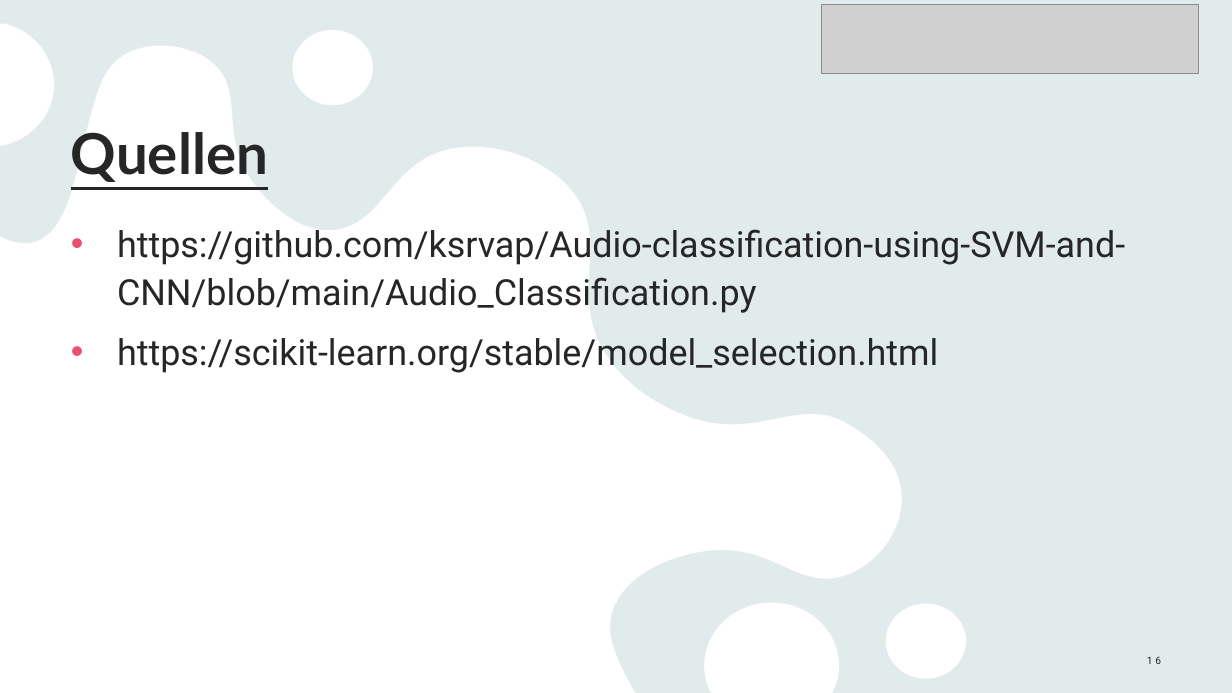
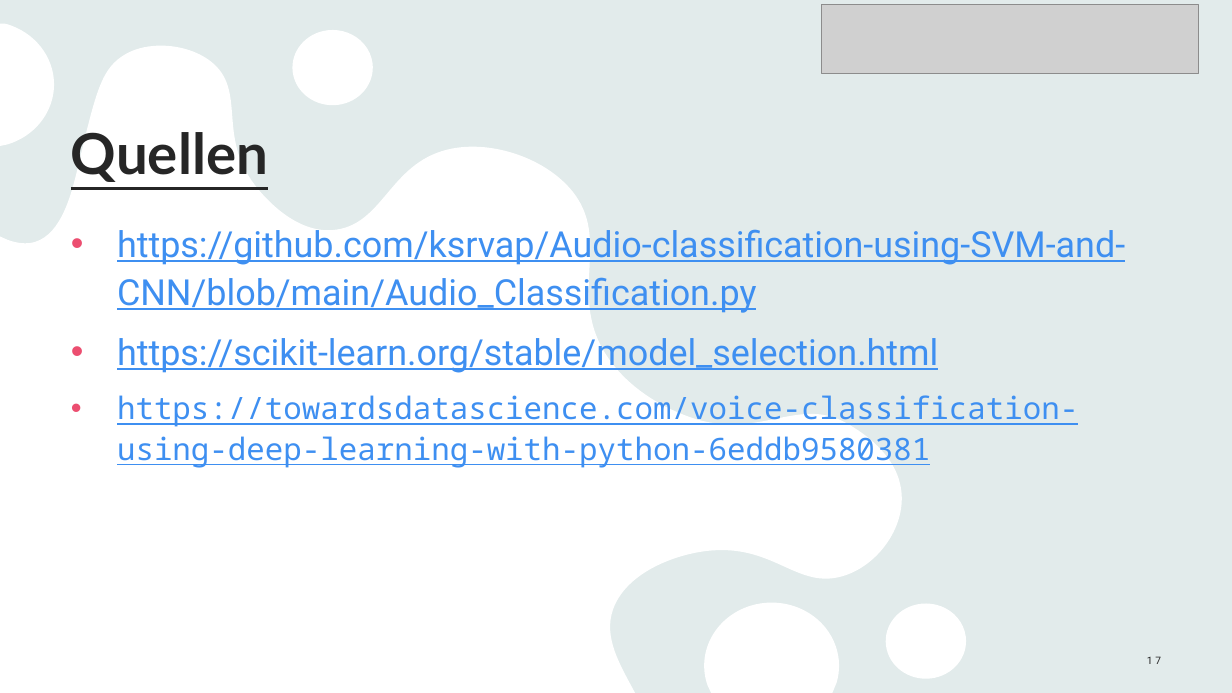
Before and after one commit to Linelle-7/Sprecherkennung-Deep-Learning-, a slide deck: slide 17 of 2025-02-12_Voice_Recognition_FinalPresentation.pptx (slide 16 before the commit). Drawn at 1232x693 pixels with LibreOffice and Linux fonts; fonts in the diff are those of the drawing; grey boxes stand for pictures. Boxes give left, top, right and bottom in pixels: in the first picture for what was removed or moved away, otherwise in the second. Text is boxed around its words. In the diff, an @@ line names an element or a change of style, - is before the commit and + after.

```diff
--- a/2025-02-12_Voice_Recognition_FinalPresentation.pptx
+++ b/2025-02-12_Voice_Recognition_FinalPresentation.pptx
@@ text at (x1=117, y1=229, x2=1125, y2=373): text colour #262626 to #3E8FF1, underline on in "https://github.com/ksrvap/Audio-classification-using-SVM-and ...", "https://scikit-learn.org/stable/model_selection.html" @@
@@ text at (x1=117, y1=395, x2=1078, y2=468): paragraph added @@
+• https://towardsdatascience.com/voice-classification-using-deep-learning-with-python-6eddb9580381
@@ page number at (x1=1147, y1=656, x2=1161, y2=664): text changed @@
-16
+17
```
Also in this commit, not shown: 2 other slides changed, 1 slide added.
